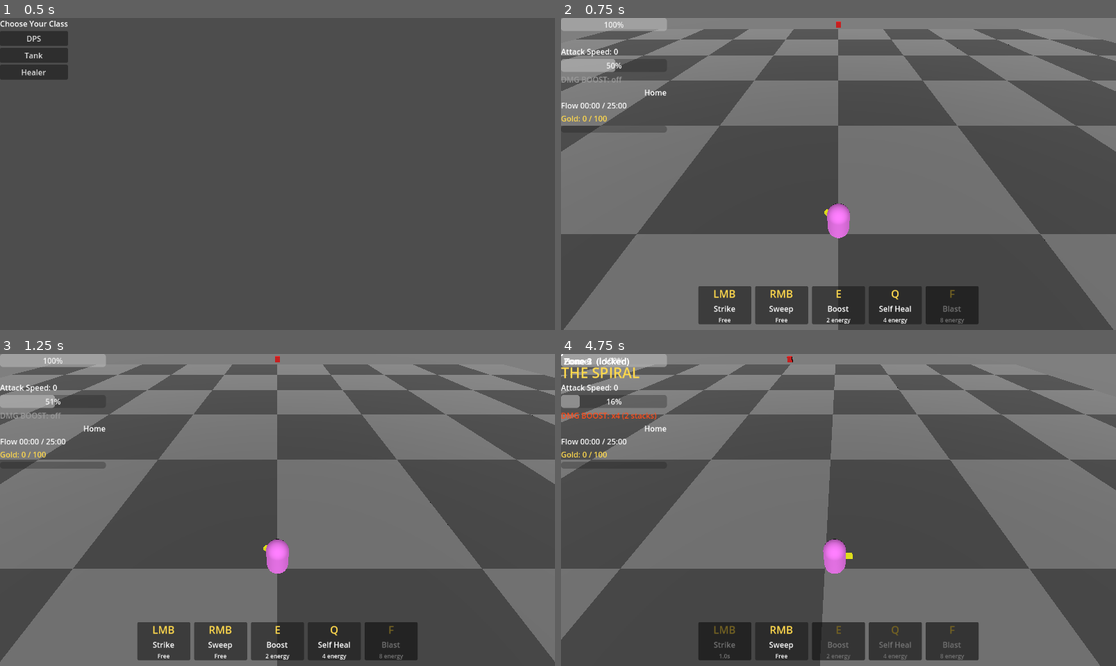
Above: before the commit, frames 1-4 (two rows, left to right).
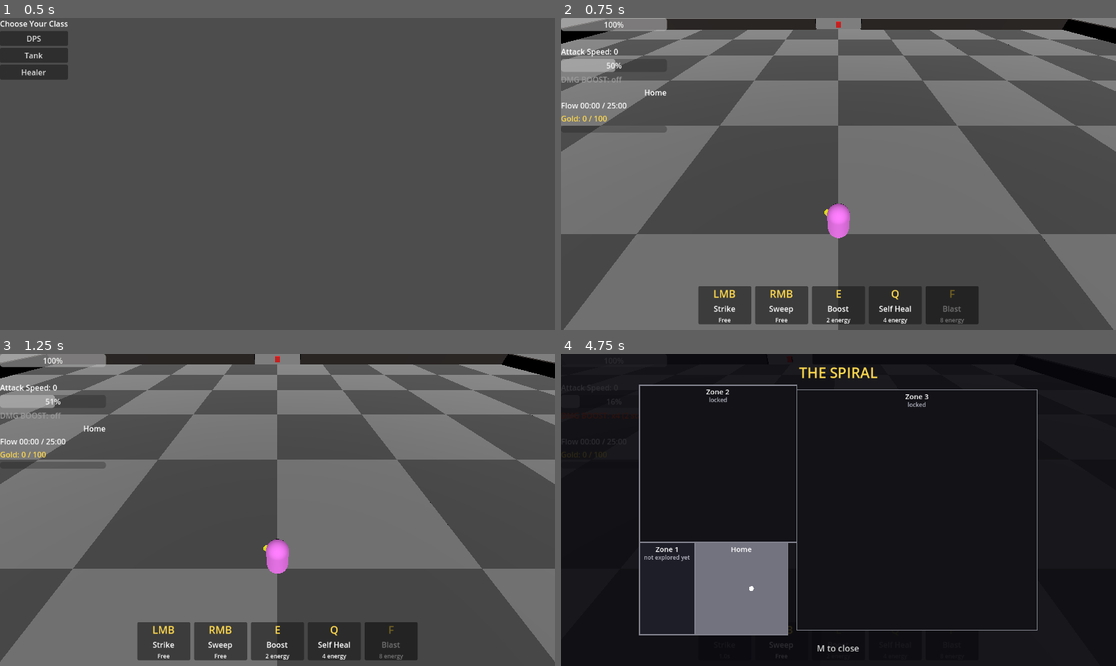
Above: after the commit, the same moments.

Repository: Zietgeist/Exultation
Game: Godot game, scene res://ClassSelect.tscn
The game is run twice, just before and just after one commit, with the same random seed, the same clock (stepped at 60 frames per second) and the same inputs.
Inputs (mouse positions are in pixels of both pictures, inside the frame that each line leads up to):
- Up to frame 1 (0.5 s): no input
- Up to frame 2 (0.75 s): click "DPS" at 0.5 s
- Up to frame 3 (1.25 s): no input
- Up to frame 4 (4.75 s): tap Enter at 1.25 s; move the mouse to (960, 494) at 1.27 s; hold Right (ui_right) 1.28-2.03 s; tap E at 1.35, 4.35 s; click (960, 494) at 1.42 s; move the mouse to (727, 525) at 2.02 s; hold Down (ui_down) 2.03-2.78 s; tap Q at 2.1 s; move the mouse to (894, 441) at 2.77 s; hold Right (ui_right) 2.78-3.53 s; tap F at 2.85 s; move the mouse to (810, 572) at 3.52 s; hold Up (ui_up) 3.53-4.28 s; tap M at 3.6 s; click (810, 572) at 3.67 s; move the mouse to (1005, 556) at 4.27 s; hold Left (ui_left) from 4.28 s (still down)

Frame 1 is identical in both runs. In frame 2, 3.4% of the frame differs, in the area x 0-100%, y 0-9%; in frame 3, 3.3%; in frame 4, 98%, in the area x 0-100%, y 0-100%.

Commit message:
Fix map drawing at zero size; tidy world map labels; close unused wall gaps (Zone 1 south/west, Home south); border walls are now visible
Co-Authored-By: Claude Opus 5.5 <noreply@anthropic.com>
Claude-Session: https://claude.ai/code/session_013yxoaHLvU2gzuZEUgoi9o3

Diff:
--- a/homefloor.gd
+++ b/homefloor.gd
@@ -43,13 +43,12 @@
 		# North — two halves with center gap for Zone2
 		[Vector3(-27.5, 1, -50), Vector3(45, 2, 1)],
 		[Vector3( 27.5, 1, -50), Vector3(45, 2, 1)],
-		# South — two halves with center gap for future
-		[Vector3(-27.5, 1,  50), Vector3(45, 2, 1)],
-		[Vector3( 27.5, 1,  50), Vector3(45, 2, 1)],
+		# South — closed for now (Zone 4 will connect here later)
+		[Vector3(0, 1, 50), Vector3(100, 2, 1)],
 		# West — two halves with center gap for Zone1
 		[Vector3(-50, 1, -27.5), Vector3(1, 2, 45)],
 		[Vector3(-50, 1,  27.5), Vector3(1, 2, 45)],
-		# East — two halves with center gap for future
+		# East — two halves with center gap for Zone3
 		[Vector3( 50, 1, -27.5), Vector3(1, 2, 45)],
 		[Vector3( 50, 1,  27.5), Vector3(1, 2, 45)],
 	]
@@ -60,9 +59,25 @@
 		shape.size = w[1]
 		col.shape = shape
 		body.add_child(col)
+		# Visible wall (they used to be invisible, so gaps looked like doors)
+		var wall_mesh = BoxMesh.new()
+		wall_mesh.size = w[1]
+		var wall_view = MeshInstance3D.new()
+		wall_view.mesh = wall_mesh
+		wall_view.material_override = _wall_material()
+		body.add_child(wall_view)
 		body.position = w[0]
 		add_child(body)
 
 ## Half the floor size (x, z). The spawner uses this to keep enemies on the map.
 func get_half_size() -> Vector2:
 	return Vector2(GRID_WIDTH * TILE_SIZE / 2.0, GRID_DEPTH * TILE_SIZE / 2.0)
+
+
+var _wall_mat: StandardMaterial3D = null
+
+func _wall_material() -> StandardMaterial3D:
+	if _wall_mat == null:
+		_wall_mat = StandardMaterial3D.new()
+		_wall_mat.albedo_color = Color(0.15, 0.13, 0.12)
+	return _wall_mat
--- a/map_overlay.gd
+++ b/map_overlay.gd
@@ -17,7 +17,7 @@
 
 
 func _ready():
-	set_anchors_preset(Control.PRESET_FULL_RECT)
+	set_anchors_and_offsets_preset(Control.PRESET_FULL_RECT)	# fill the whole screen
 	mouse_filter = Control.MOUSE_FILTER_IGNORE
 	visible = false
 
@@ -68,6 +68,7 @@
 		var r = GameState.ZONE_LAYOUT[p]
 		var screen = Rect2(fit.offset + r.position * fit.scale, r.size * fit.scale)
 		var zone_label = GameState.ZONE_NAMES.get(p, p)
+		var status = ""
 		if p == "res://Home.tscn":
 			draw_rect(screen, EXPLORED)
 			var player = get_tree().get_first_node_in_group("player")
@@ -76,14 +77,19 @@
 				draw_circle(fit.offset + pp * fit.scale, 5, Color.WHITE)
 		elif not GameState.is_unlocked(p):
 			draw_rect(screen, LOCKED)
-			zone_label += "  (locked)"
+			status = "locked"
 		else:
 			var fog = GameState.zone_memory.get(p, {}).get("fog", null)
 			_draw_fog_cells(screen, r.size / 2.0, fog)
 			if GameState.is_zone_cleared(p):
-				zone_label += "  - cleared"
+				status = "cleared"
+			elif fog == null:
+				status = "not explored yet"
 		draw_rect(screen, GOLD if GameState.is_zone_cleared(p) else Color(0.5, 0.5, 0.55), false, 2.0)
-		draw_string(font, screen.position + Vector2(6, 22), zone_label, HORIZONTAL_ALIGNMENT_LEFT, -1, 18, Color.WHITE)
+		# Name and status, centered near the top of each zone
+		draw_string(font, screen.position + Vector2(0, 20), zone_label, HORIZONTAL_ALIGNMENT_CENTER, screen.size.x, 15, Color.WHITE)
+		if status != "":
+			draw_string(font, screen.position + Vector2(0, 36), status, HORIZONTAL_ALIGNMENT_CENTER, screen.size.x, 12, GOLD if status == "cleared" else Color(0.7, 0.7, 0.75))
 
 
 # ---------- Zone map (cleared zone) ----------
--- a/zone1floor.gd
+++ b/zone1floor.gd
@@ -42,12 +42,10 @@
 		# North — gap at center for Zone2
 		[Vector3(-18, 1, -50), Vector3(26, 2, 1)],
 		[Vector3( 18, 1, -50), Vector3(26, 2, 1)],
-		# South — gap at center for future
-		[Vector3(-18, 1,  50), Vector3(26, 2, 1)],
-		[Vector3( 18, 1,  50), Vector3(26, 2, 1)],
-		# West — gap at center (outer edge)
-		[Vector3(-31, 1, -27.5), Vector3(1, 2, 45)],
-		[Vector3(-31, 1,  27.5), Vector3(1, 2, 45)],
+		# South — closed for now (Zone 4 will connect here later)
+		[Vector3(0, 1, 50), Vector3(62, 2, 1)],
+		# West — closed (outer edge of the world)
+		[Vector3(-31, 1, 0), Vector3(1, 2, 100)],
 		# East — gap at center for Home
 		[Vector3( 31, 1, -27.5), Vector3(1, 2, 45)],
 		[Vector3( 31, 1,  27.5), Vector3(1, 2, 45)],
@@ -59,9 +57,25 @@
 		shape.size = w[1]
 		col.shape = shape
 		body.add_child(col)
+		# Visible wall (they used to be invisible, so gaps looked like doors)
+		var wall_mesh = BoxMesh.new()
+		wall_mesh.size = w[1]
+		var wall_view = MeshInstance3D.new()
+		wall_view.mesh = wall_mesh
+		wall_view.material_override = _wall_material()
+		body.add_child(wall_view)
 		body.position = w[0]
 		add_child(body)
 
 ## Half the floor size (x, z). The spawner uses this to keep enemies on the map.
 func get_half_size() -> Vector2:
 	return Vector2(GRID_WIDTH * TILE_SIZE / 2.0, GRID_DEPTH * TILE_SIZE / 2.0)
+
+
+var _wall_mat: StandardMaterial3D = null
+
+func _wall_material() -> StandardMaterial3D:
+	if _wall_mat == null:
+		_wall_mat = StandardMaterial3D.new()
+		_wall_mat.albedo_color = Color(0.15, 0.13, 0.12)
+	return _wall_mat
--- a/zone2floor.gd
+++ b/zone2floor.gd
@@ -59,9 +59,25 @@
 		shape.size = w[1]
 		col.shape = shape
 		body.add_child(col)
+		# Visible wall (they used to be invisible, so gaps looked like doors)
+		var wall_mesh = BoxMesh.new()
+		wall_mesh.size = w[1]
+		var wall_view = MeshInstance3D.new()
+		wall_view.mesh = wall_mesh
+		wall_view.material_override = _wall_material()
+		body.add_child(wall_view)
 		body.position = w[0]
 		add_child(body)
 
 ## Half the floor size (x, z). The spawner uses this to keep enemies on the map.
 func get_half_size() -> Vector2:
 	return Vector2(GRID_WIDTH * TILE_SIZE / 2.0, GRID_DEPTH * TILE_SIZE / 2.0)
+
+
+var _wall_mat: StandardMaterial3D = null
+
+func _wall_material() -> StandardMaterial3D:
+	if _wall_mat == null:
+		_wall_mat = StandardMaterial3D.new()
+		_wall_mat.albedo_color = Color(0.15, 0.13, 0.12)
+	return _wall_mat
--- a/zone3floor.gd
+++ b/zone3floor.gd
@@ -59,9 +59,25 @@
 		shape.size = w[1]
 		col.shape = shape
 		body.add_child(col)
+		# Visible wall (they used to be invisible, so gaps looked like doors)
+		var wall_mesh = BoxMesh.new()
+		wall_mesh.size = w[1]
+		var wall_view = MeshInstance3D.new()
+		wall_view.mesh = wall_mesh
+		wall_view.material_override = _wall_material()
+		body.add_child(wall_view)
 		body.position = w[0]
 		add_child(body)
 
 ## Half the floor size (x, z). The spawner uses this to keep enemies on the map.
 func get_half_size() -> Vector2:
 	return Vector2(GRID_WIDTH * TILE_SIZE / 2.0, GRID_DEPTH * TILE_SIZE / 2.0)
+
+
+var _wall_mat: StandardMaterial3D = null
+
+func _wall_material() -> StandardMaterial3D:
+	if _wall_mat == null:
+		_wall_mat = StandardMaterial3D.new()
+		_wall_mat.albedo_color = Color(0.15, 0.13, 0.12)
+	return _wall_mat
--- a/zonebasefloor.gd
+++ b/zonebasefloor.gd
@@ -59,9 +59,25 @@
 		shape.size = w[1]
 		col.shape = shape
 		body.add_child(col)
+		# Visible wall (they used to be invisible, so gaps looked like doors)
+		var wall_mesh = BoxMesh.new()
+		wall_mesh.size = w[1]
+		var wall_view = MeshInstance3D.new()
+		wall_view.mesh = wall_mesh
+		wall_view.material_override = _wall_material()
+		body.add_child(wall_view)
 		body.position = w[0]
 		add_child(body)
 
 ## Half the floor size (x, z). The spawner uses this to keep enemies on the map.
 func get_half_size() -> Vector2:
 	return Vector2(GRID_WIDTH * TILE_SIZE / 2.0, GRID_DEPTH * TILE_SIZE / 2.0)
+
+
+var _wall_mat: StandardMaterial3D = null
+
+func _wall_material() -> StandardMaterial3D:
+	if _wall_mat == null:
+		_wall_mat = StandardMaterial3D.new()
+		_wall_mat.albedo_color = Color(0.15, 0.13, 0.12)
+	return _wall_mat
